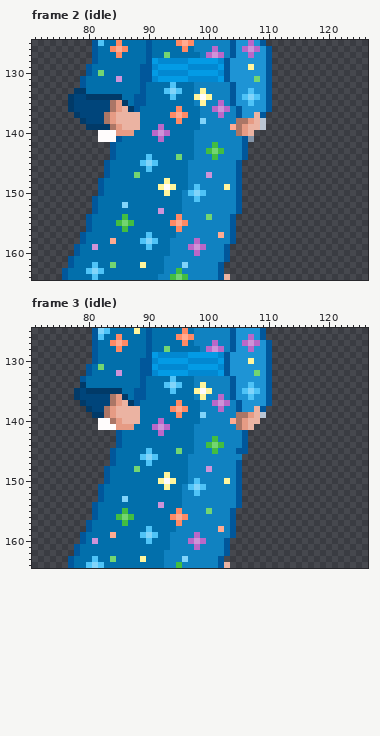
File history of a pixel-art file, Zephyr/Zephyr/Assets/DeadRevolver/PixelPrototypePlayerSprites/Art/Aseprite/PlayerBaseAnimations.aseprite. Above is the file before it was changed.
192x168 pixels, 230 frames. Colours within 5 levels of each other are drawn and written as one. Shown: frame 2 (idle): x 71..126, y 125..164; frame 3 (idle): x 71..126, y 125..164. The commit also changed other frames or places, which this record leaves out.
New version:
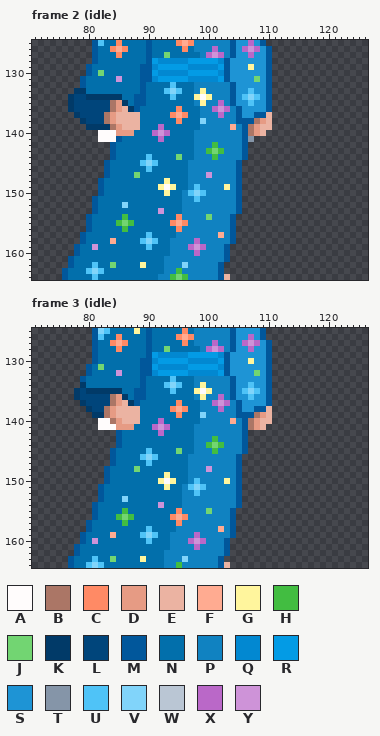
Palette (. is transparent): A #fffcfc  B #ab7666  C #ff8a65  D #e69b84  E #ebb3a2  F #ffab91  G #fff59d  H #42bd41  J #72d572  K #013a68  L #00457b  M #01579b  N #026fab  P #1082c1  Q #0288d1  R #039be5  S #1e94d5  T #8595a8  U #4fc3f7  V #81d4fa  W #bac6d4  X #ba68c8  Y #ce93d8
Edits made:
{"where": "frame 2 (idle), layer \"body\""}
{"frame":2,"y":137,"x":108,"old":"E","new":"M"}
{"frame":2,"y":137,"x":110,"old":".","new":"E"}
{"frame":2,"y":138,"x":105,"old":"BBDEW.","new":"MMMBDE"}
{"frame":2,"y":139,"x":105,"old":"BDEEW.","new":"PMBDEE"}
{"frame":2,"y":140,"x":105,"old":"BDE..","new":"PMBDE"}
{"where": "frame 3 (idle), layers \"body\", \"clothes\""}
{"frame":3,"y":138,"x":108,"old":"E","new":"M"}
{"frame":3,"y":138,"x":110,"old":".","new":"E"}
{"frame":3,"y":139,"x":105,"old":"BBDEW.","new":"MMMBDE"}
{"frame":3,"y":140,"x":105,"old":"BDEE..","new":"PMBDEE"}
{"frame":3,"y":141,"x":105,"old":"BDE..","new":"PMBDE"}
{"frame":3,"y":145,"x":105,"old":"M","new":"P"}
{"frame":3,"y":146,"x":105,"old":"P","new":"M"}
{"label":"changed","picture_box":[236,112,272,136]}
{"label":"changed","picture_box":[236,406,272,460]}
